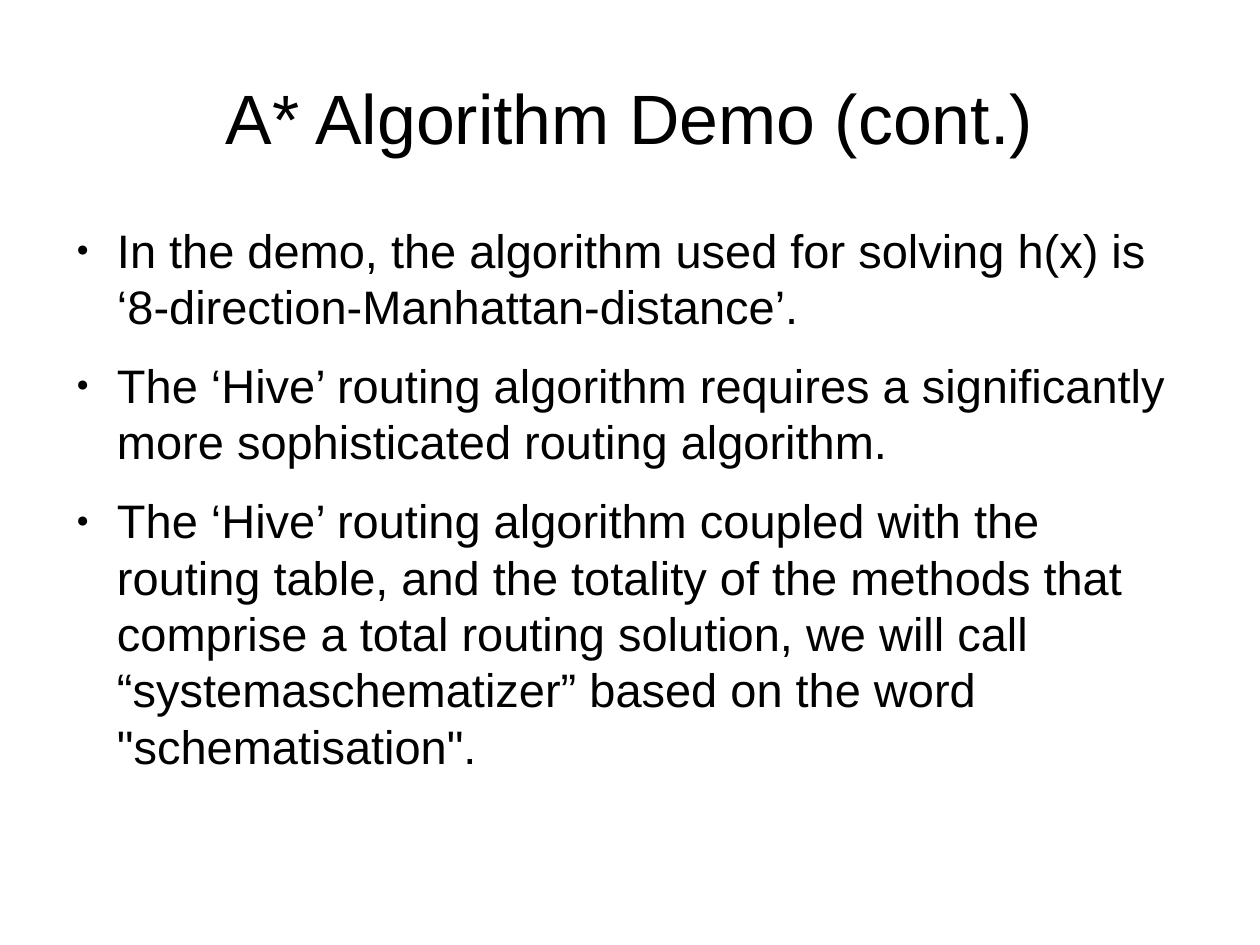
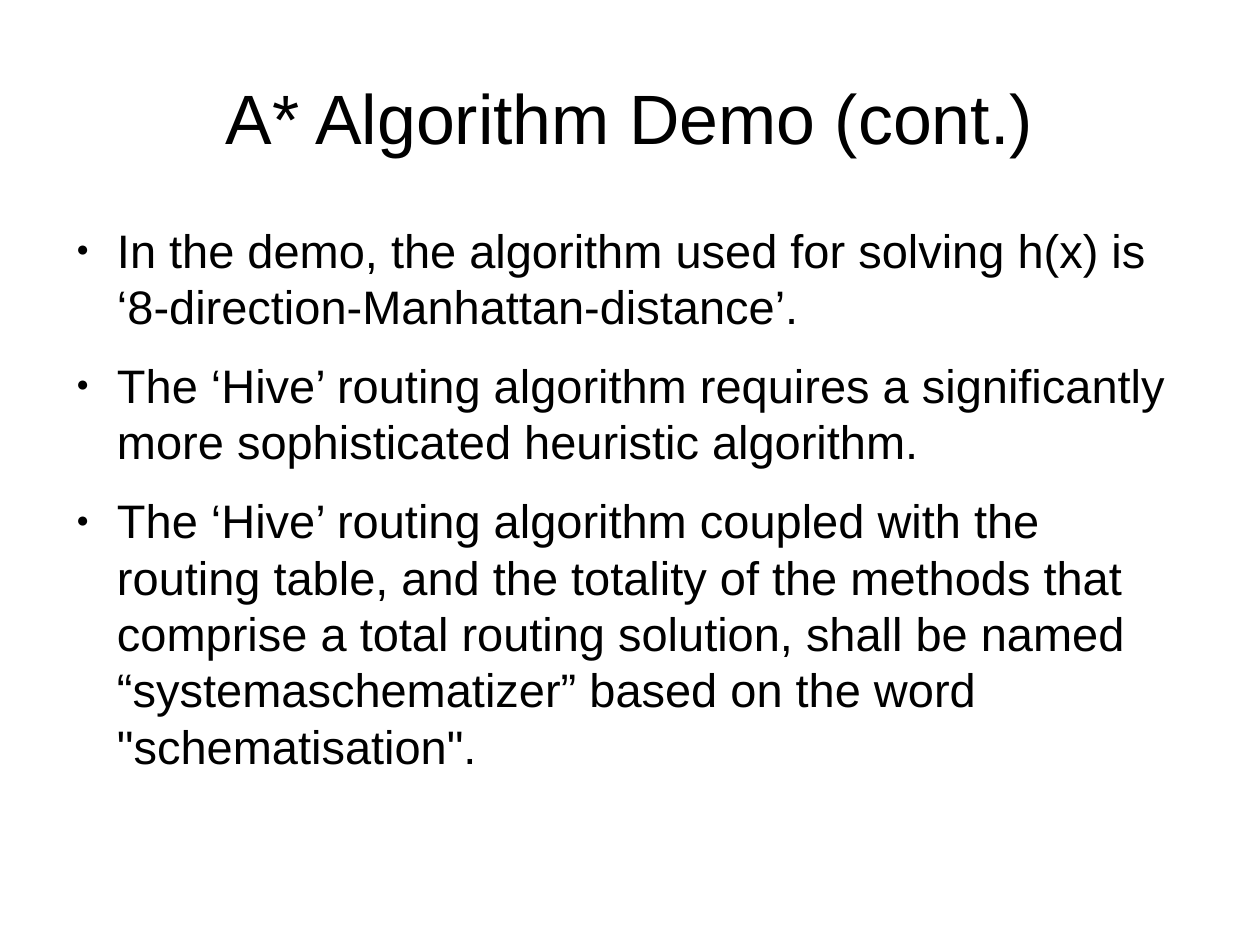
Before and after one commit to 8bitgeek/hive, a slide deck: slide 9 of docs/hive-slides.odp. Drawn at 1260x945 pixels with LibreOffice and Linux fonts; fonts in the diff are those of the drawing; background and template pictures are left out. Boxes give left, top, right and bottom in pixels: in the first picture for what was removed or moved away, otherwise in the second. Text is boxed around its words. In the diff, an @@ line names an element or a change of style, - is before the commit and + after.

Commit message:
showing the slide deck a little love

```diff
--- a/docs/hive-slides.odp
+++ b/docs/hive-slides.odp
@@ text at [117, 369, 1165, 765]: text changed @@
-● The ‘Hive’ routing algorithm requires a significantly more sophisticated routing algorithm.
-● The ‘Hive’ routing algorithm coupled with the routing table, and the totality of the methods that comprise a total routing solution, we will call “systemaschematizer” based on the word "schematisation".
+● The ‘Hive’ routing algorithm requires a significantly more sophisticated heuristic algorithm.
+● The ‘Hive’ routing algorithm coupled with the routing table, and the totality of the methods that comprise a total routing solution, shall be named “systemaschematizer” based on the word "schematisation".
```
